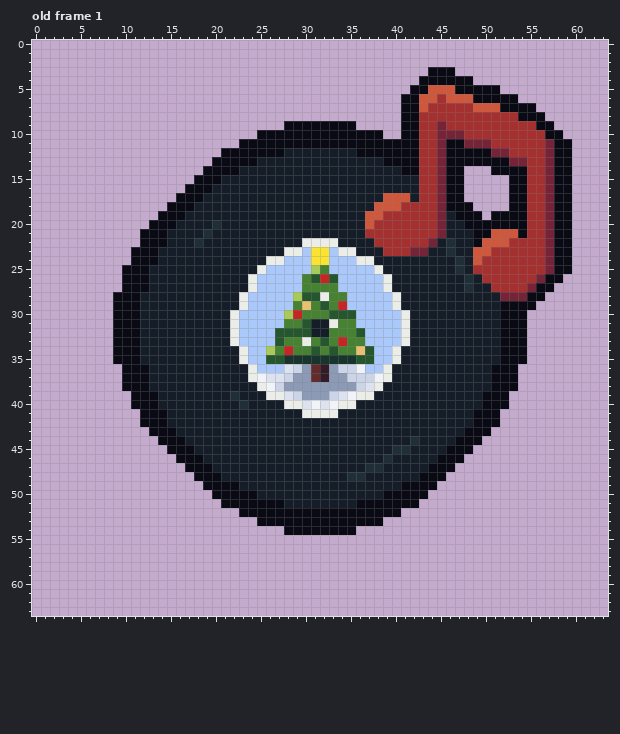
Pixel-art file: YetiFree/ChristmasBGM.aseprite. Above: the version before the commit.
64x64 pixels, 1 frame. Shown: old frame 1. The commit also changed other frames, which this record leaves out.
Once edited:
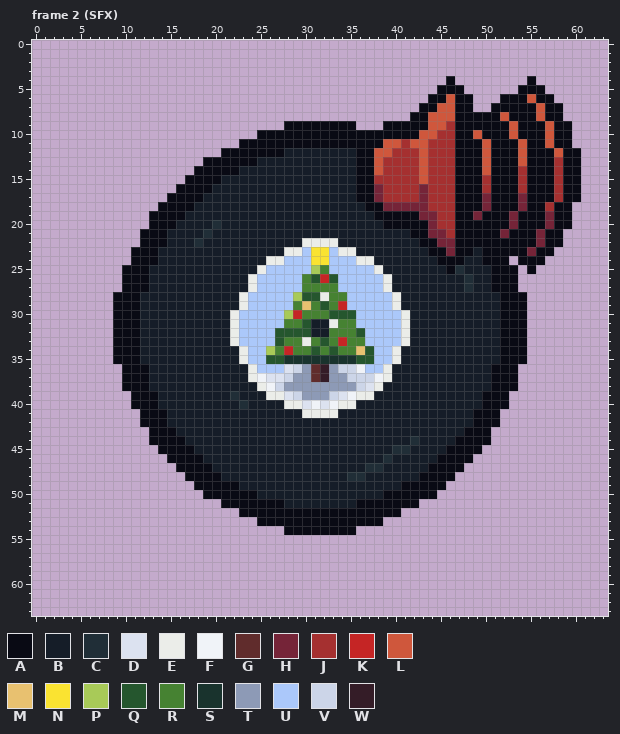
Palette (. is transparent): A #090a14  B #151d28  C #202e37  D #dce2f0  E #ebede9  F #f0f3f8  G #602c2c  H #752438  J #a53030  K #c52525  L #cf573c  M #e8c170  N #fae331  P #a8ca58  Q #25562e  R #468232  S #19332d  T #8d9ab6  U #abc8fa  V #ccd5e8  W #341c27
A new or re-ordered frame is compared with the old frame closest to it.
The commit says: Added holiday BGM and SFX item icons
Diff:
frames 1 -> 2
--- frame 2 (SFX) is new; against old frame 1, layers "ItemType", "Layer 1"
@@ x 0..63 @@
  2 ................................................................
- 3 ............................................AAA.................
- 4 ...........................................AAAAAA...............
- 5 ..........................................AALLLAAAAA............
- 6 .........................................AALLJLLLAAAAA..........
- 7 .........................................AALJJJJJLLLAAAA........
- 8 .........................................AAJJJJJJJJJJJAAA.......
- 9 ............................AAAAAAAA.....AAJJHJJJJJJJJJJAA......
-10 .........................AAAAAAAAAAAAAA..AAJJHHHJJJJJJJJJAA.....
-11 .......................AAAAAAAAAAAAAAAAAAAAJJHAAHHHJJJJJJHAA....
-12 .....................AAAAAAABBBBBBBBAAAAAAAJJHAAAAAHHJJJJHAA....
-13 ....................AAAAABBBBBBBBBBBBBBAAAAJJHAAAAAAAHHJJHAA....
-14 ...................AAAABBBBBBBBBBBBBBBBBBAAJJHAA...AAAAJJHAA....
-15 ..................AAABBBBBBBBBBBBBBBBBBBBBBJJHAA.....AAJJHAA....
-16 .................AAABBBBBBBBBBBBBBBBBBBBBBBJJHAA.....AAJJHAA....
-17 ................AAABBBBBBBBBBBBBBBBBBBBLLLBJJHAA.....AAJJHAA....
-18 ...............AAABBBBBBBBBBBBBBBBBBBBLLLJJJJHAAA....AAJJHAA....
-19 ..............AAABBBBBBBBBBBBBBBBBBBBLLJJJJJJHBAAA.AAAAJJHAA....
-20 .............AAABBBBCBBBBBBBBBBBBBBBBLJJJJJJJHBBAAAAAAAJJHAA....
-21 ............AAABBBBCBBBBBBBBBBBBBBBBBJJJJJJJJHBBBAALLLAJJHAA....
-22 ............AAABBBCBBBBBBBBBBBEEEEBBBBJJJJJJHBCBBALLLJJJJHAA....
-23 ...........AAABBBBBBBBBBBBBBEEUNNUEEBBBJJJHHBBCBBLLJJJJJJHAA....
-24 ...........AAABBBBBBBBBBBBEEUUUNNUUUEEBBBBBBBBBCBLJJJJJJJHAA....
-25 ..........AAABBBBBBBBBBBBEUUUUUPRUUUUUEBBBBBBBBCBJJJJJJJJHAA....
-26 ..........AAABBBBBBBBBBBEUUUUURQKQUUUUUEBBBBBBBBCBJJJJJJHAA.....
-27 ..........AAABBBBBBBBBBBEUUUUURRRRUUUUUEBBBBBBBBCBBJJJJHAA......
-28 .........AAABBBBBBBBBBBEUUUUUPQQERRUUUUUEBBBBBBBBBBBHHHAA.......
-29 .........AAABBBBBBBBBBBEUUUUURMRQRKUUUUUEBBBBBBBBBBBAAAA........
+ 3 ................................................................
+ 4 ..............................................A........A........
+ 5 .............................................AAA......AAA.......
+ 6 ............................................AALAA...AAALAA......
+ 7 ...........................................AALLAA..AAAAALAA.....
+ 8 ..........................................AALLLAAAAALAAALAA.....
+ 9 ............................AAAAAAAA...AAAAALLJAAAAAALAAALAA....
+10 .........................AAAAAAAAAAAAAAAAAALLJJAALAAALAAALAA....
+11 .......................AAAAAAAAAAAAAAAALLJLLJJJAAALAAALAALAA....
+12 .....................AAAAAAABBBBBBBBAALLJJJLJJJAAALAAALAAALAA...
+13 ...................AAAAAABBBBBBBBBBBAALJJJJLJJJAAALAAALAAAJAA...
+14 ..................AAAAABBBBBBBBBBBBBAALJJJJLJJJAAALAAAJAAAJAA...
+15 .................AAAABBBBBBBBBBBBBBBAAJJJJJLJJJAAAJAAAJAAAJAA...
+16 ................AAAABBBBBBBBBBBBBBBBAAHJJJJHJJJAAAJAAAJAAAJAA...
+17 ...............AAAABBBBBBBBBBBBBBBBBAAHJJJJHJJJAAAHAAAHAAAJAA...
+18 ..............AAAABBBBBBBBBBBBBBBBBBBAAHHHHHJJJAAAHAAAHAAJAA....
+19 .............AAAABBBBBBBBBBBBBBBBBBBBBAAAAAHHJJAAHAAAHAAAHAA....
+20 .............AAABBBBCBBBBBBBBBBBBBBBBBBAAAAAHJJAAAAAAHAAAHAA....
+21 ............AAABBBBCBBBBBBBBBBBBBBBBBBBBBBAAHHJAAAAAHAAAHAA.....
+22 ............AAABBBCBBBBBBBBBBBEEEEBBBBBBBBBAAHHAAAAAAAAAHAA.....
+23 ...........AAABBBBBBBBBBBBBBEEUNNUEEBBBBBBBBAAHAABAAAAAHAA......
+24 ...........AAABBBBBBBBBBBBEEUUUNNUUUEEBBBBBBBAAABBAAA.AAA.......
+25 ..........AAABBBBBBBBBBBBEUUUUUPRUUUUUEBBBBBBBACBBBAAA.A........
+26 ..........AAABBBBBBBBBBBEUUUUURQKQUUUUUEBBBBBBBBCBBAAA..........
+27 ..........AAABBBBBBBBBBBEUUUUURRRRUUUUUEBBBBBBBBCBBAAA..........
+28 .........AAABBBBBBBBBBBEUUUUUPQQERRUUUUUEBBBBBBBBBBBAAA.........
+29 .........AAABBBBBBBBBBBEUUUUURMRQRKUUUUUEBBBBBBBBBBBAAA.........
 30 .........AAABBBBBBBBBBEUUUUUPKRRRQQQUUUUUEBBBBBBBBBBAAA.........
@@ x 11..52 @@
 43 ..AAABBBBBBBBBBBBBBBBBBBBBBBBBBBBBBBBAAA..
-44 ...AAABBBBBBBBBBBBBBBBBBBBBBBBBCBBBBAAA...
-45 ....AAABBBBBBBBBBBBBBBBBBBBBBCCBBBBAAA....
-46 .....AAABBBBBBBBBBBBBBBBBBBBCBBBBBAAA.....
-47 ......AAABBBBBBBBBBBBBBBBBCCBBBBBAAA......
-48 .......AAABBBBBBBBBBBBBBCCBBBBBBAAA.......
-49 ........AAAABBBBBBBBBBBBBBBBBBAAAA........
-50 .........AAAAABBBBBBBBBBBBBBAAAAA.........
+44 ..AAAABBBBBBBBBBBBBBBBBBBBBBBBBCBBBBAAAA..
+45 ...AAAABBBBBBBBBBBBBBBBBBBBBBCCBBBBAAAA...
+46 ....AAAABBBBBBBBBBBBBBBBBBBBCBBBBBAAAA....
+47 .....AAAABBBBBBBBBBBBBBBBBCCBBBBBAAAA.....
+48 ......AAAABBBBBBBBBBBBBBCCBBBBBBAAAA......
+49 .......AAAAABBBBBBBBBBBBBBBBBBAAAAA.......
+50 ........AAAAAABBBBBBBBBBBBBBAAAAAA........
 51 ..........AAAAAAABBBBBBBBAAAAAAA..........
